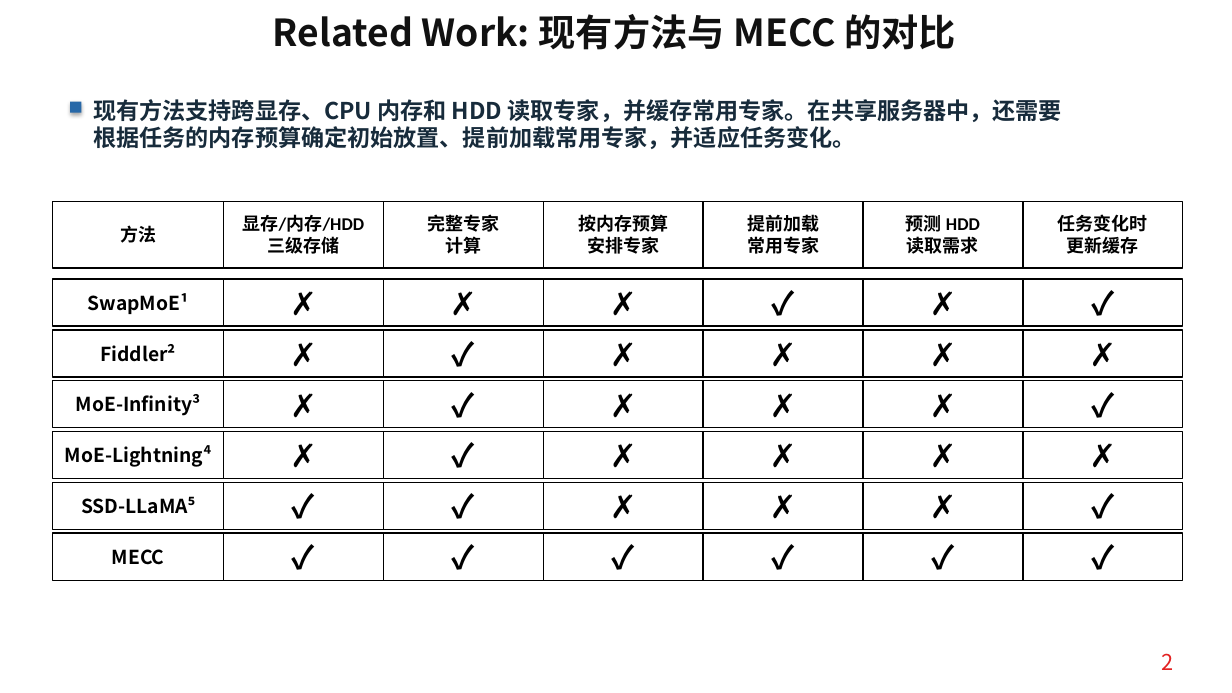
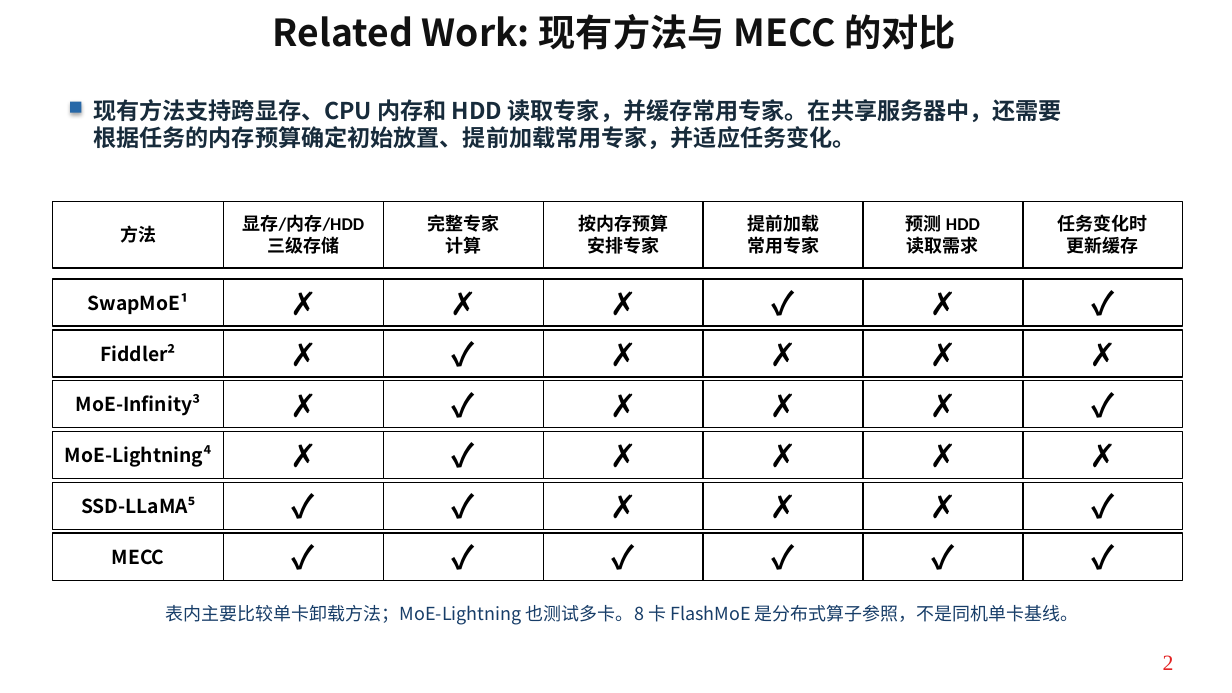
Before and after one commit to Kirihara-Yun/mecc_package, a slide deck: slide 2 of mecc_package/paper/current/MECC_A100_measured.pptx. Drawn at 1232x693 pixels with LibreOffice and Linux fonts; fonts in the diff are those of the drawing. Boxes give left, top, right and bottom in pixels: in the first picture for what was removed or moved away, otherwise in the second. Text is boxed around its words. In the diff, an @@ line names an element or a change of style, - is before the commit and + after.

```diff
--- a/mecc_package/paper/current/MECC_A100_measured.pptx
+++ b/mecc_package/paper/current/MECC_A100_measured.pptx
@@ text added at box(165, 605, 1079, 625), 14 pt, text #173D68 @@
+表内主要比较单卡卸载方法；MoE-Lightning 也测试多卡。8 卡 FlashMoE 是分布式算子参照，不是同机单卡基线。
@@ text "2" at box(1163, 655, 1174, 670): font Noto Sans CJK SC to Times New Roman @@
```
Also in this commit, not shown: 7 other slides changed, 26 other files.
